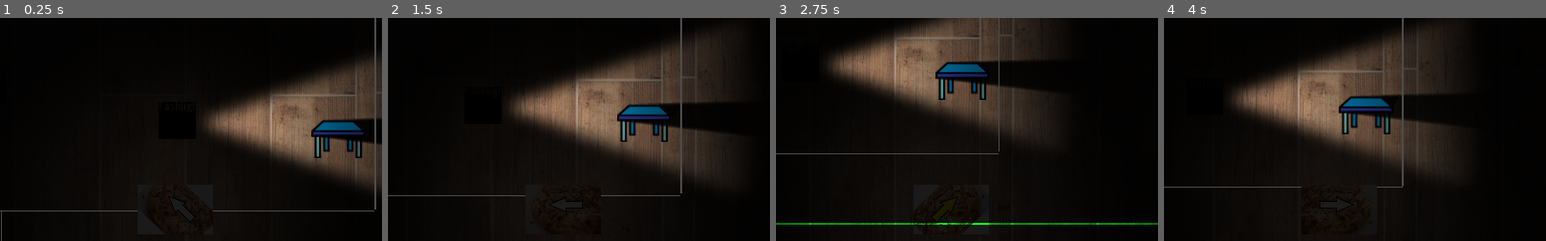
Above: before the commit, frames 1-4 (left to right).
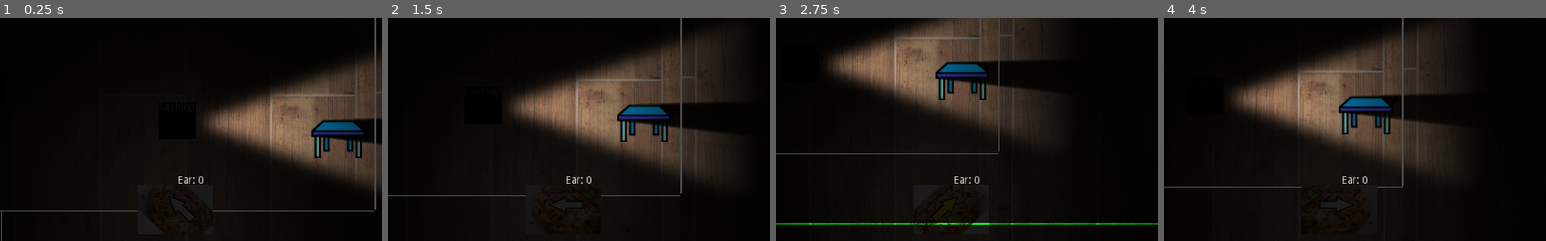
Above: after the commit, the same moments.

Repository: feyrkh/spook-encounters
Game: Godot game, scene res://scene/demo/flashlightLighting.tscn
Same seed, same stepped clock (60 frames per second), same inputs: the game is played once before the commit and once after it. The project has no main scene, so this scene is started directly.
Inputs (mouse positions are % of the whole screen's width and height, from its top left):
- Up to frame 1 (0.25 s): no input
- Up to frame 2 (1.5 s): tap Enter at 0.5 s; move the mouse to (72, 45) at 0.52 s; hold D (p1_move_right) 0.53-1.28 s; tap Tab (cycle_selected_item) at 0.6 s; click (72, 45) at 0.67 s; move the mouse to (30, 55) at 1.27 s; hold S (p1_move_down) from 1.28 s (still down); tap X (drop_held_item) at 1.35 s
- Up to frame 3 (2.75 s): move the mouse to (60, 28) at 2.02 s; release S (p1_move_down) at 2.03 s; hold D (p1_move_right) from 2.03 s (still down); tap 0 (inv_select_0) at 2.1 s
- Up to frame 4 (4 s): move the mouse to (45, 70) at 2.77 s; release D (p1_move_right) at 2.78 s; hold W (p1_move_up) 2.78-3.53 s; tap 1 (inv_select_1) at 2.85 s; click (45, 70) at 2.92 s; move the mouse to (80, 65) at 3.52 s; hold A (p1_move_left) from 3.53 s (still down); tap 2 (inv_select_2) at 3.6 s
The pictures show only the part of the screen within x 27-77%, y 5-55%; the shares and areas given below are measured in that part.

The runs differ from the first frame. In frame 1, 0.1% of the frame differs, in the area x 46-54%, y 70-75%; in frame 2, 0.1%; in frame 3, 0.1%; in frame 4, 0.1%.

Commit message:
First pass at sound system, sound demo

Diff:
--- /dev/null
+++ b/scene/EventBus.gd
@@ -0,0 +1,4 @@
+extends Node
+
+signal inventoryIconsNeedUpdate # an item in your inventory has changed and you should update your images
+signal soundEffect # {sfx:FilePathString, msg:String, vol:int [1-100], pos:Vector2, color:Color)
--- a/scene/EventBus.tscn
+++ b/scene/EventBus.tscn
@@ -1,10 +1,6 @@
 [gd_scene load_steps=2 format=2]
 
-[sub_resource type="GDScript" id=1]
-script/source = "extends Node
-
-signal inventoryIconsNeedUpdate # an item in your inventory has changed and you should update your images
-"
+[ext_resource path="res://scene/EventBus.gd" type="Script" id=1]
 
 [node name="EventBus" type="Node"]
-script = SubResource( 1 )
+script = ExtResource( 1 )
--- a/scene/demo/scriptedGhostDemo.tscn
+++ b/scene/demo/scriptedGhostDemo.tscn
@@ -82,10 +82,10 @@
 [node name="move" type="Node" parent="ghost"]
 script = ExtResource( 5 )
 
+[node name="teleport" parent="ghost/move" instance=ExtResource( 3 )]
+
 [node name="float" parent="ghost/move" instance=ExtResource( 2 )]
 movePixelsPerSecond = 80.0
-
-[node name="teleport" parent="ghost/move" instance=ExtResource( 3 )]
 
 [node name="blocker" type="Node2D" parent="."]
 position = Vector2( 102.866, 150.435 )
--- /dev/null
+++ b/scene/demo/soundSystemDemo.tscn
@@ -0,0 +1,115 @@
+[gd_scene load_steps=9 format=2]
+
+[ext_resource path="res://scene/player/player.tscn" type="PackedScene" id=1]
+[ext_resource path="res://scene/items/basicItem.tscn" type="PackedScene" id=2]
+[ext_resource path="res://scene/items/laserPointer.tscn" type="PackedScene" id=3]
+[ext_resource path="res://scene/props/furniture/table.tscn" type="PackedScene" id=4]
+[ext_resource path="res://scene/props/furniture/light-lamp.png" type="Texture" id=5]
+[ext_resource path="res://scene/props/furniture/wood-floor.jpg" type="Texture" id=6]
+[ext_resource path="res://scene/items/flashlight.tscn" type="PackedScene" id=7]
+[ext_resource path="res://scene/soundVisual/periodicSoundEffect.tscn" type="PackedScene" id=8]
+
+[node name="Node2D" type="Node2D"]
+
+[node name="Floors" type="Node2D" parent="."]
+
+[node name="wood-floor" type="Sprite" parent="Floors"]
+position = Vector2( -32.6499, 9.10954 )
+texture = ExtResource( 6 )
+
+[node name="wood-floor2" type="Sprite" parent="Floors"]
+position = Vector2( 468.524, 9.10954 )
+texture = ExtResource( 6 )
+
+[node name="wood-floor3" type="Sprite" parent="Floors"]
+position = Vector2( 970.54, 9.10954 )
+texture = ExtResource( 6 )
+
+[node name="wood-floor4" type="Sprite" parent="Floors"]
+position = Vector2( -31.809, 510.284 )
+texture = ExtResource( 6 )
+
+[node name="wood-floor5" type="Sprite" parent="Floors"]
+position = Vector2( 469.365, 510.284 )
+texture = ExtResource( 6 )
+
+[node name="wood-floor6" type="Sprite" parent="Floors"]
+position = Vector2( 968.858, 506.92 )
+texture = ExtResource( 6 )
+
+[node name="PropLayer" type="Node2D" parent="."]
+
+[node name="table" parent="PropLayer" instance=ExtResource( 4 )]
+position = Vector2( 670, 155 )
+
+[node name="table2" parent="PropLayer" instance=ExtResource( 4 )]
+position = Vector2( 305, 401 )
+
+[node name="table3" parent="PropLayer" instance=ExtResource( 4 )]
+position = Vector2( -173, -140 )
+
+[node name="table4" parent="PropLayer" instance=ExtResource( 4 )]
+position = Vector2( -155, -34 )
+
+[node name="table5" parent="PropLayer" instance=ExtResource( 4 )]
+position = Vector2( -65, -74 )
+
+[node name="ItemLayer" type="Node2D" parent="."]
+
+[node name="flashlight" parent="ItemLayer" instance=ExtResource( 7 )]
+
+[node name="laserPointer" parent="ItemLayer" instance=ExtResource( 3 )]
+
+[node name="dripping pipe" parent="ItemLayer" instance=ExtResource( 2 )]
+position = Vector2( 566.291, 232.441 )
+
+[node name="periodicSoundEffect" parent="ItemLayer/dripping pipe" instance=ExtResource( 8 )]
+position = Vector2( 0, -48.554 )
+soundText = "drip..."
+soundVolume = 10.0
+soundColor = Color( 0.0588235, 0.588235, 0.690196, 1 )
+soundTimeout = 1.0
+
+[node name="banging shutter" parent="ItemLayer" instance=ExtResource( 2 )]
+position = Vector2( 103.564, -47.7353 )
+
+[node name="periodicSoundEffect" parent="ItemLayer/banging shutter" instance=ExtResource( 8 )]
+position = Vector2( 0, -48.554 )
+soundText = "Bang!"
+soundVolume = 50.0
+soundColor = Color( 0.0588235, 0.588235, 0.690196, 1 )
+soundTimeout = 5.0
+soundRandomTimeout = 20.0
+
+[node name="thunder" parent="ItemLayer" instance=ExtResource( 2 )]
+position = Vector2( -241.079, 827.001 )
+
+[node name="periodicSoundEffect" parent="ItemLayer/thunder" instance=ExtResource( 8 )]
+position = Vector2( 0, -48.554 )
+soundText = "CRACK-BOOM!"
+soundVolume = 350.0
+soundColor = Color( 0.756863, 1, 0, 1 )
+soundTimeout = 60.0
+soundRandomTimeout = 30.0
+
+[node name="Player" parent="." instance=ExtResource( 1 )]
+position = Vector2( 453.465, 270.176 )
+
+[node name="HeldItem" parent="Player" index="3"]
+itemLayer = NodePath("../../ItemLayer")
+
+[node name="Light2D" type="Light2D" parent="Player"]
+position = Vector2( 0.218658, -11.8604 )
+texture = ExtResource( 5 )
+texture_scale = 0.5
+energy = 0.3
+shadow_enabled = true
+shadow_color = Color( 0, 0, 0, 1 )
+__meta__ = {
+"_edit_lock_": true
+}
+
+[node name="CanvasModulate" type="CanvasModulate" parent="."]
+color = Color( 0.0196078, 0.0196078, 0.0196078, 1 )
+
+[editable path="Player"]
--- a/scene/ghost/goal/steps/soundEffect.gd
+++ b/scene/ghost/goal/steps/soundEffect.gd
@@ -4,12 +4,15 @@
 export(float) var soundVolume = 50
 export(Color) var soundColor = Color.white
 export(String) var targetNodePathFromGhost = '..'
-var scene = preload("res://scene/soundVisual/SoundPopup.tscn")
 
 func startStep():
 	.startStep()
-	var popup = scene.instance()
-	popup.global_position = ghost.global_position
-	popup.setup(soundText, soundVolume, soundColor)
-	ghost.get_node(targetNodePathFromGhost).add_child(popup)
+	var soundOpts = {
+		'sfx': null,
+		'msg': soundText,
+		'vol': soundVolume,
+		'pos': ghost.get_node(targetNodePathFromGhost).global_position,
+		'color': soundColor
+	}
+	$"/root/EventBus".emit_signal('soundEffect', soundOpts)
 	emit_signal("stepComplete")
--- a/scene/ghost/move/styles/teleport.gd
+++ b/scene/ghost/move/styles/teleport.gd
@@ -33,5 +33,5 @@
 	shake()
 	yield(self, 'shakeComplete')
 	teleporting = false
-	body.onMoveFinished(moveTarget)
+	emit_signal('stepComplete')
 	moveTarget = null
--- /dev/null
+++ b/scene/player/Ears.gd
@@ -0,0 +1,46 @@
+extends Node2D
+
+const SOUND_SATURATION_MAX = 150
+
+var soundScene = preload("res://scene/soundVisual/SoundPopup.tscn")
+var player:Node2D
+var soundSaturation = 0
+export(float) var soundSaturationDecayRate = 0.95
+export(float) var volumeReductionPerHundredPixels = 5
+export(float) var maxDistanceToRenderSounds = 300
+export(float) var soundSaturationRate = 0.2
+
+func _ready():
+	$'/root/EventBus'.connect('soundEffect', self, 'hearSoundEffect')
+	player = self.get_parent()
+
+func hearSoundEffect(opts):
+	var popup = soundScene.instance()
+	var msg = opts.msg
+	var position:Vector2 = opts.pos
+	# Adjust volume based on distance
+	var dist = global_position.distance_to(position)
+	var volume = opts.vol - (dist/100) * volumeReductionPerHundredPixels
+	if volume <= 0:
+		print('inaudible sound: ', msg, '; dist: ', dist, '; vol: ', volume)
+		return
+	# Adjust visibility based on saturation
+	var colorAlpha
+	if soundSaturation <= 0: colorAlpha = 1.0
+	else: colorAlpha = max(0, 1.0 - (soundSaturation / volume))
+	if colorAlpha <= 0:
+		print('saturated sound: ', msg, '; dist: ', dist, '; vol: ', volume, '; saturation: ', soundSaturation)
+		return
+
+	var color = Color(opts.color.r, opts.color.g, opts.color.b, colorAlpha)
+	var renderPoint = (position - self.global_position).clamped(maxDistanceToRenderSounds) + self.global_position
+	soundSaturation = min(SOUND_SATURATION_MAX, soundSaturation + volume*soundSaturationRate)
+	popup.global_position = renderPoint
+	popup.setup(msg, volume, color)
+	player.get_parent().add_child(popup)
+
+
+func _on_Timer_timeout():
+	# Make sound saturation decay periodically
+	soundSaturation = max(0, soundSaturation * soundSaturationDecayRate)
+	$Label.text = 'Ear: '+str(round(soundSaturation))
--- /dev/null
+++ b/scene/player/Ears.tscn
@@ -0,0 +1,23 @@
+[gd_scene load_steps=3 format=2]
+
+[ext_resource path="res://scene/player/Ears.gd" type="Script" id=1]
+
+[sub_resource type="CanvasItemMaterial" id=1]
+light_mode = 1
+
+[node name="Ears" type="Node2D"]
+script = ExtResource( 1 )
+
+[node name="Timer" type="Timer" parent="."]
+wait_time = 0.25
+autostart = true
+
+[node name="Label" type="Label" parent="."]
+material = SubResource( 1 )
+margin_right = 85.0
+margin_bottom = 14.0
+text = "Ear: 0"
+__meta__ = {
+"_edit_use_anchors_": false
+}
+[connection signal="timeout" from="Timer" to="." method="_on_Timer_timeout"]
--- a/scene/player/player.tscn
+++ b/scene/player/player.tscn
@@ -14,6 +14,7 @@
 [ext_resource path="res://scene/player/walk/player-up2.png" type="Texture" id=12]
 [ext_resource path="res://scene/player/ItemDetector.gd" type="Script" id=13]
 [ext_resource path="res://scene/player/inventory/playerInventory.tscn" type="PackedScene" id=14]
+[ext_resource path="res://scene/player/Ears.tscn" type="PackedScene" id=15]
 
 [sub_resource type="SpriteFrames" id=1]
 animations = [ {
@@ -117,6 +118,9 @@
 
 [node name="Camera2D" type="Camera2D" parent="."]
 current = true
+
+[node name="Ears" parent="." instance=ExtResource( 15 )]
+position = Vector2( 2, -59 )
 [connection signal="facingChange" from="MoveController" to="HeldItem" method="_on_MoveController_facingChange"]
 [connection signal="updateFacingAngle" from="MoveController" to="HeldItem" method="_on_MoveController_updateFacingAngle"]
 [connection signal="area_entered" from="ItemDetector" to="ItemDetector" method="_on_ItemDetector_area_entered"]
--- a/scene/soundVisual/SoundPopup.tscn
+++ b/scene/soundVisual/SoundPopup.tscn
@@ -1,19 +1,20 @@
-[gd_scene load_steps=2 format=2]
+[gd_scene load_steps=3 format=2]
 
 [ext_resource path="res://scene/soundVisual/SoundPopup.gd" type="Script" id=1]
+
+[sub_resource type="CanvasItemMaterial" id=1]
+light_mode = 1
 
 [node name="Node2D" type="Node2D"]
 script = ExtResource( 1 )
 
 [node name="Label" type="Label" parent="."]
+material = SubResource( 1 )
 anchor_left = 0.5
 anchor_top = 0.5
 anchor_right = 0.5
 anchor_bottom = 0.5
-margin_left = -78.0
-margin_top = -7.0
-margin_right = 78.0
-margin_bottom = 7.0
+margin_bottom = 14.0
 grow_horizontal = 2
 grow_vertical = 2
 align = 3
--- /dev/null
+++ b/scene/soundVisual/periodicSoundEffect.gd
@@ -0,0 +1,21 @@
+extends Node2D
+
+export(String) var soundText
+export(float) var soundVolume = 50
+export(Color) var soundColor = Color.white
+export(float) var soundTimeout = 5
+export(float) var soundRandomTimeout = 0.5
+
+func _ready():
+	$Timer.start(soundTimeout + rand_range(-soundRandomTimeout, soundRandomTimeout))
+
+func _on_Timer_timeout():
+	var soundOpts = {
+		'sfx': null,
+		'msg': soundText,
+		'vol': soundVolume,
+		'pos': self.global_position,
+		'color': soundColor
+	}
+	$"/root/EventBus".emit_signal('soundEffect', soundOpts)
+	$Timer.start(soundTimeout + rand_range(-soundRandomTimeout, soundRandomTimeout))
--- /dev/null
+++ b/scene/soundVisual/periodicSoundEffect.tscn
@@ -0,0 +1,10 @@
+[gd_scene load_steps=2 format=2]
+
+[ext_resource path="res://scene/soundVisual/periodicSoundEffect.gd" type="Script" id=1]
+
+[node name="periodicSoundEffect" type="Node2D"]
+script = ExtResource( 1 )
+
+[node name="Timer" type="Timer" parent="."]
+one_shot = true
+[connection signal="timeout" from="Timer" to="." method="_on_Timer_timeout"]
Not shown: 1 places in scene/player/player.tscn that only renumber resources
